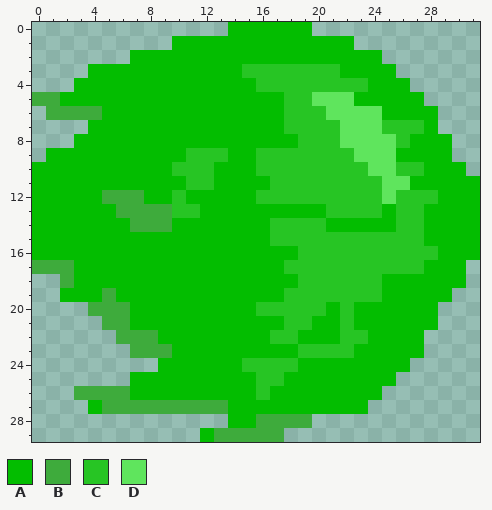
Pixel-art sprite -- img/proj/Slimeball.png. The picture above was drawn from the file before the commit.
The file is 32x30 pixels.
Palette (. is transparent): A #03bd00  B #3eab3c  C #27c524  D #5fe55d
Pixels before, first column x 0:
 0 ..............AAAAAA............
 1 ..........AAAAAAAAAAAAA.........
 2 .......AAAAAAAAAAAAAAAAAA.......
 3 ....AAAAAAAAAAACCCCCCCAAAA......
 4 ...AAAAAAAAAAAAACCCCCCCCAAA.....
 5 BBAAAAAAAAAAAAAAAACCDDDAAAAA....
 6 .BBBBAAAAAAAAAAAAACCCDDDDAAAA...
 7 ....AAAAAAAAAAAAAACCCCDDDCCCA...
 8 ...AAAAAAAAAAAAAAAACCCDDDDCAAA..
 9 .AAAAAAAAAACCCAACCCCCCCDDDAAAA..
10 AAAAAAAAAACCCAAACCCCCCCCDDCCAAA.
11 AAAAAAAAAAACCAAAACCCCCCCCDDAAAAA
12 AAAAABBBAACAAAAACCCCCCCCCDCCCAAA
13 AAAAAABBBBCCAAAAAAAAACCCCACCAAAA
14 AAAAAAABBBAAAAAAACCCCAAAAACCAAAA
15 AAAAAAAAAAAAAAAAACCCCCCCCCCCAAAA
16 AAAAAAAAAAAAAAAAAAACCCCCCCCCCAAA
17 BBBAAAAAAAAAAAAAAACCCCCCCCCCAAA.
18 ..BAAAAAAAAAAAAAAAACCCCCCAAAAAA.
19 ..AAABAAAAAAAAAAAACCCCCCCAAAAA..
20 ....BBBAAAAAAAAACCCCCACAAAAAA...
21 .....BBAAAAAAAAAAACCAACAAAAAA...
22 ......BBBAAAAAAAACCAAACCAAAA....
23 .......BBBAAAAAAAAACCCCAAAAA....
24 .........AAAAAACCCCAAAAAAAA.....
25 .......AAAAAAAAACCAAAAAAAA......
26 ...BBBBAAAAAAAAACAAAAAAAA.......
27 ....ABBBBBBBBBAAAAAAAAAA........
28 ..............AABBBB............
29 ............ABBBBB..............
Once edited:
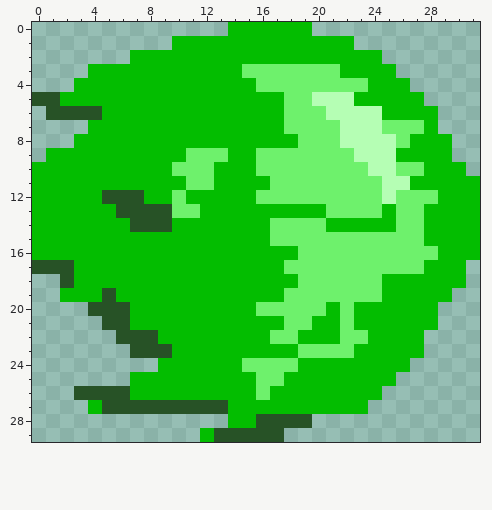
Edits made:
colour B: #3eab3c -> #275226
colour C: #27c524 -> #6ef16c
colour D: #5fe55d -> #b5feb4
